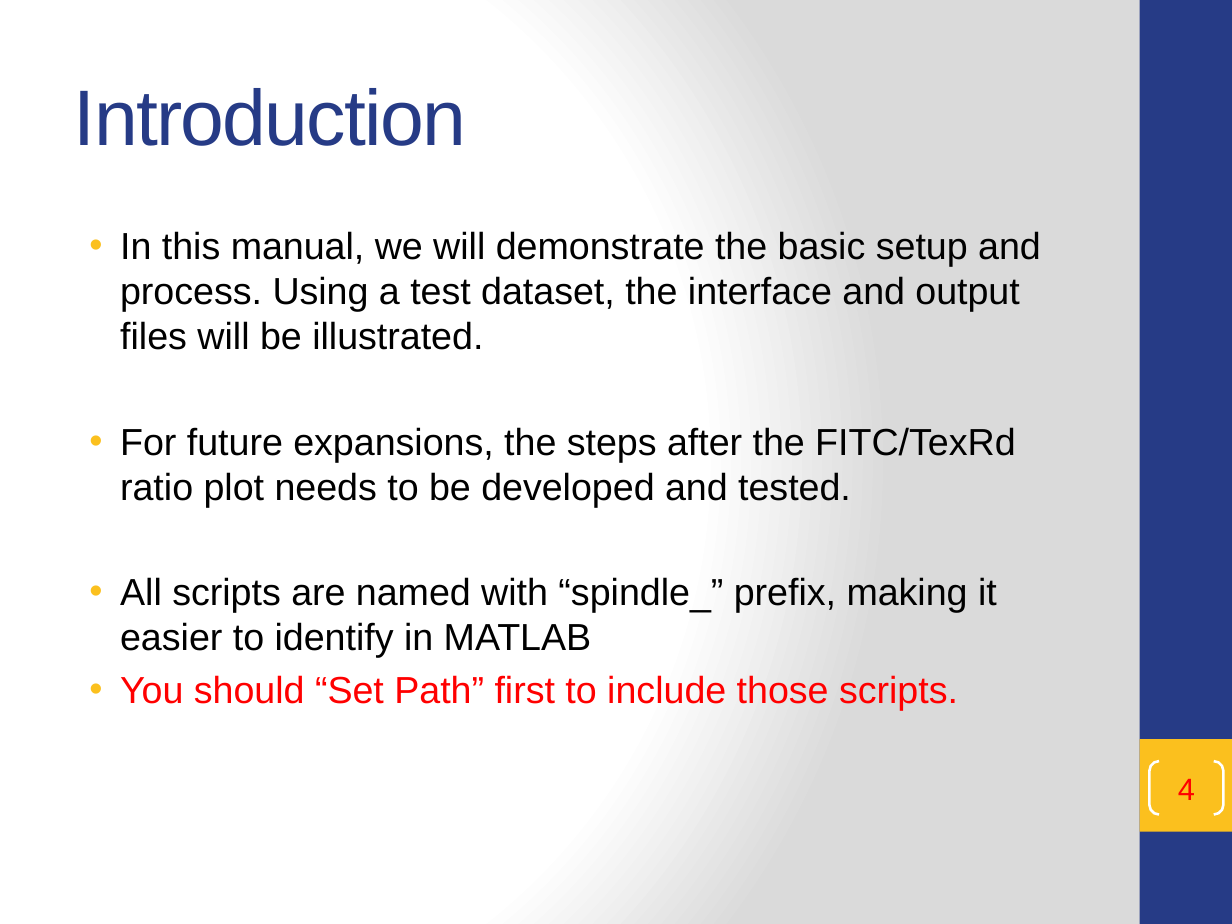
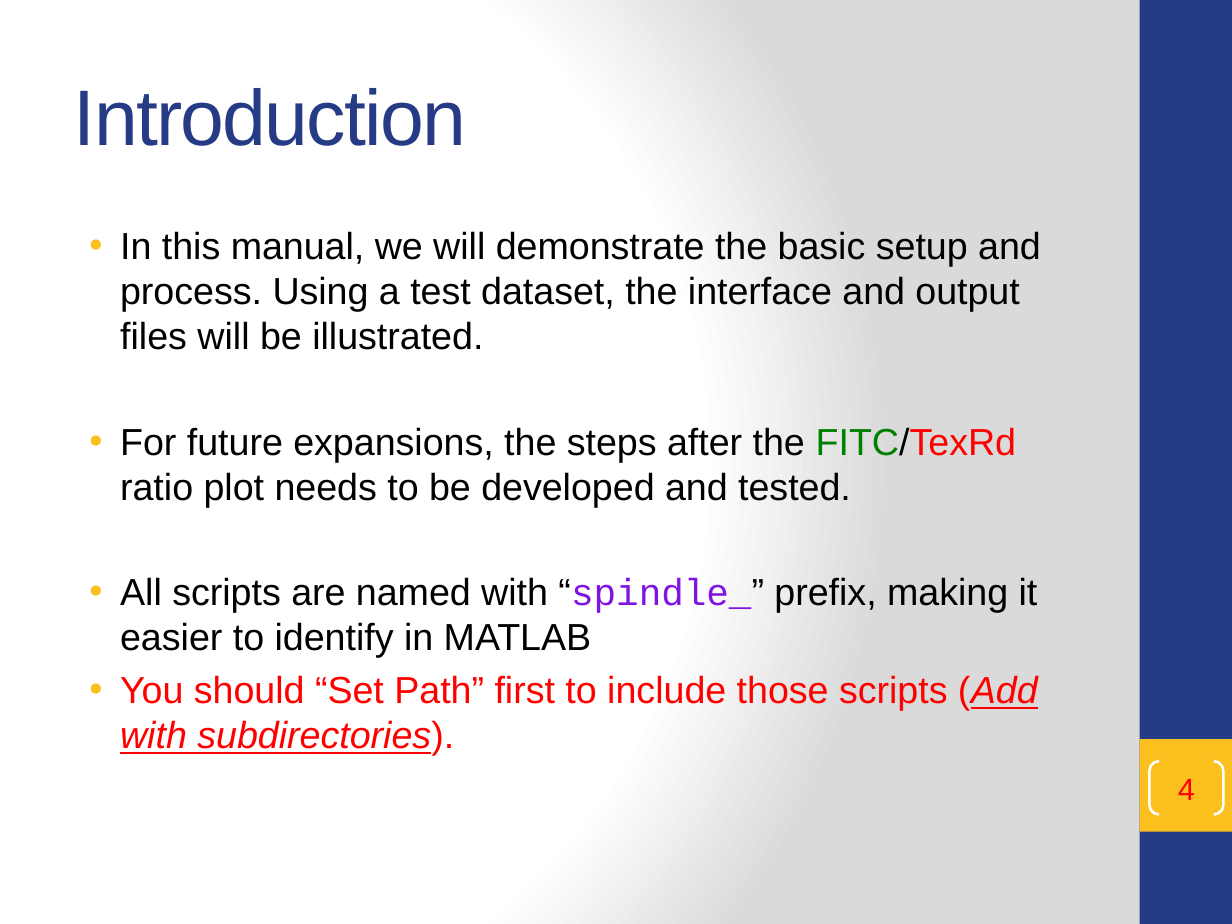
Before and after one commit to t47io/SpindleUtil, a slide deck: slide 4 of Scripts/SpindleQuantify/README.pptx. Drawn at 1232x924 pixels with LibreOffice and Linux fonts; fonts in the diff are those of the drawing. Boxes give left, top, right and bottom in pixels: in the first picture for what was removed or moved away, otherwise in the second. Text is boxed around its words. In the diff, an @@ line names an element or a change of style, - is before the commit and + after.

```diff
--- a/Scripts/SpindleQuantify/README.pptx
+++ b/Scripts/SpindleQuantify/README.pptx
@@ text at (x1=120, y1=427, x2=1038, y2=658): text colour #000000 to #008000, text colour #000000 to #FF0000 in "FITC/TexRd"; font Arial to Courier New, text colour #000000 to #7E13E3 in "“spindle_”" @@
@@ text at (x1=120, y1=675, x2=1038, y2=755): text changed @@
-• You should “Set Path” first to include those scripts.
+• You should “Set Path” first to include those scripts (Add with subdirectories).
```
Also in this commit, not shown: 8 other slides changed, 25 slides added, 2 other files.
